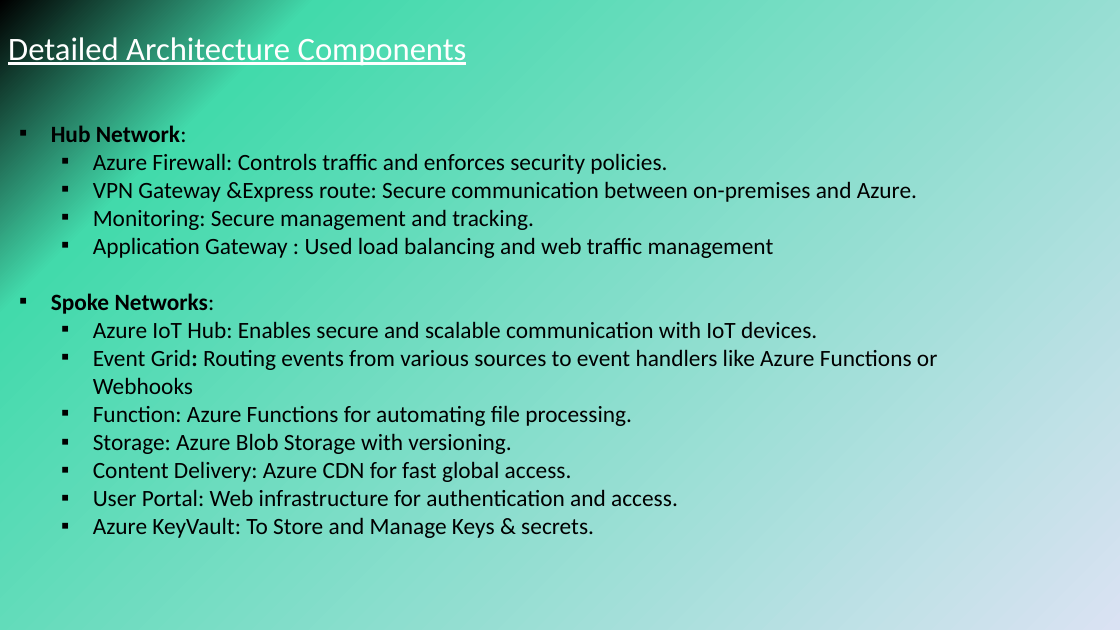
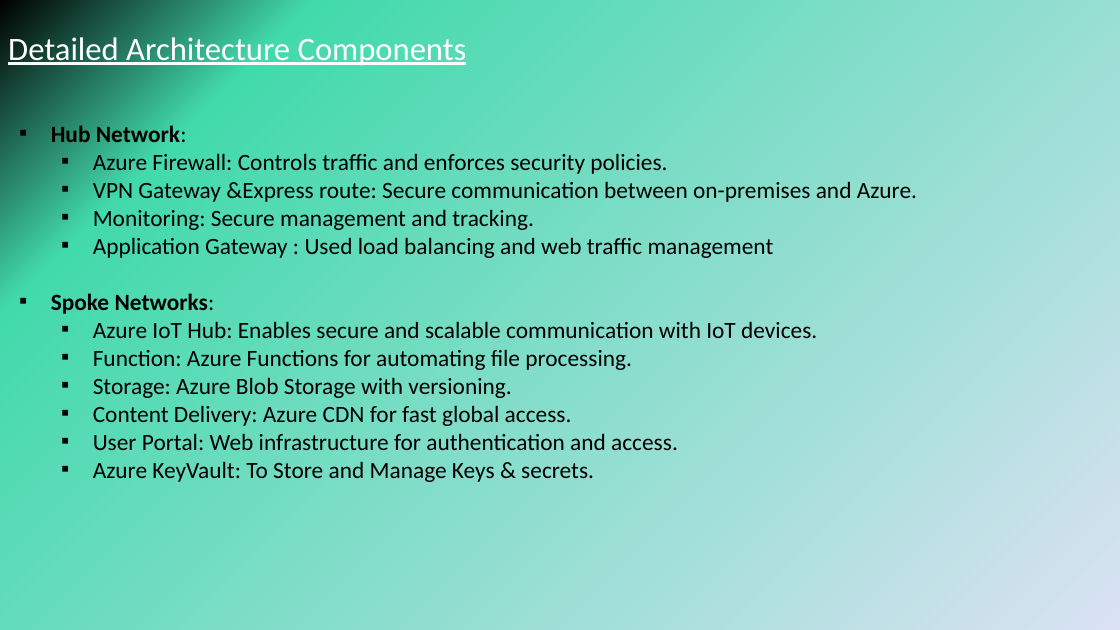
Before and after one commit to Sarathgopal/Circu-Li-ion, a slide deck: slide 5 of Circu Li Ion.pptx. Drawn at 1120x630 pixels with LibreOffice and Linux fonts; fonts in the diff are those of the drawing. Boxes give left, top, right and bottom in pixels: in the first picture for what was removed or moved away, otherwise in the second. Text is boxed around its words. In the diff, an @@ line names an element or a change of style, - is before the commit and + after.

```diff
--- a/Circu Li Ion.pptx
+++ b/Circu Li Ion.pptx
@@ text at (93, 349, 937, 394): paragraph removed @@
-  ▪ Event Grid: Routing events from various sources to event handlers like Azure Functions or Webhooks
```
Also in this commit, not shown: 2 other slides changed, 6 other files.
